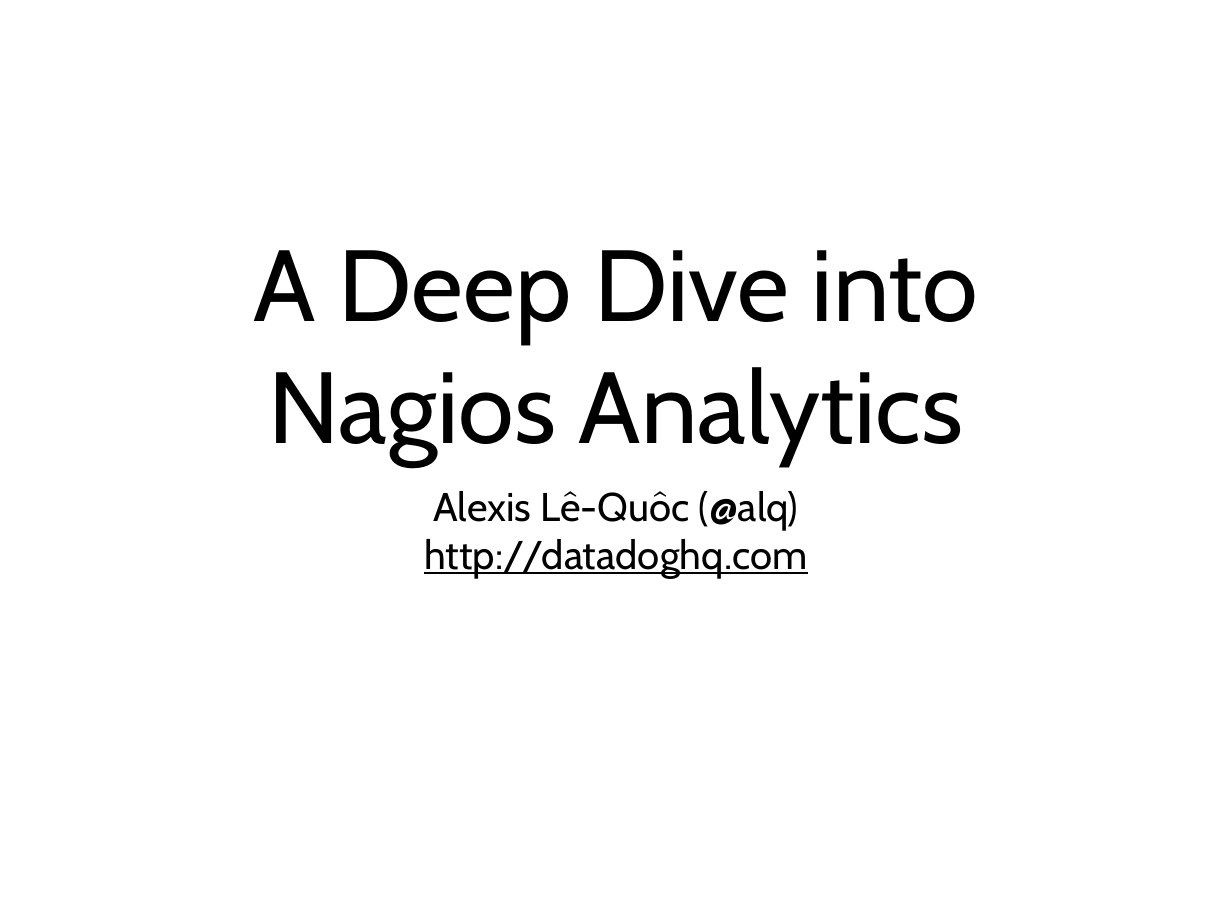
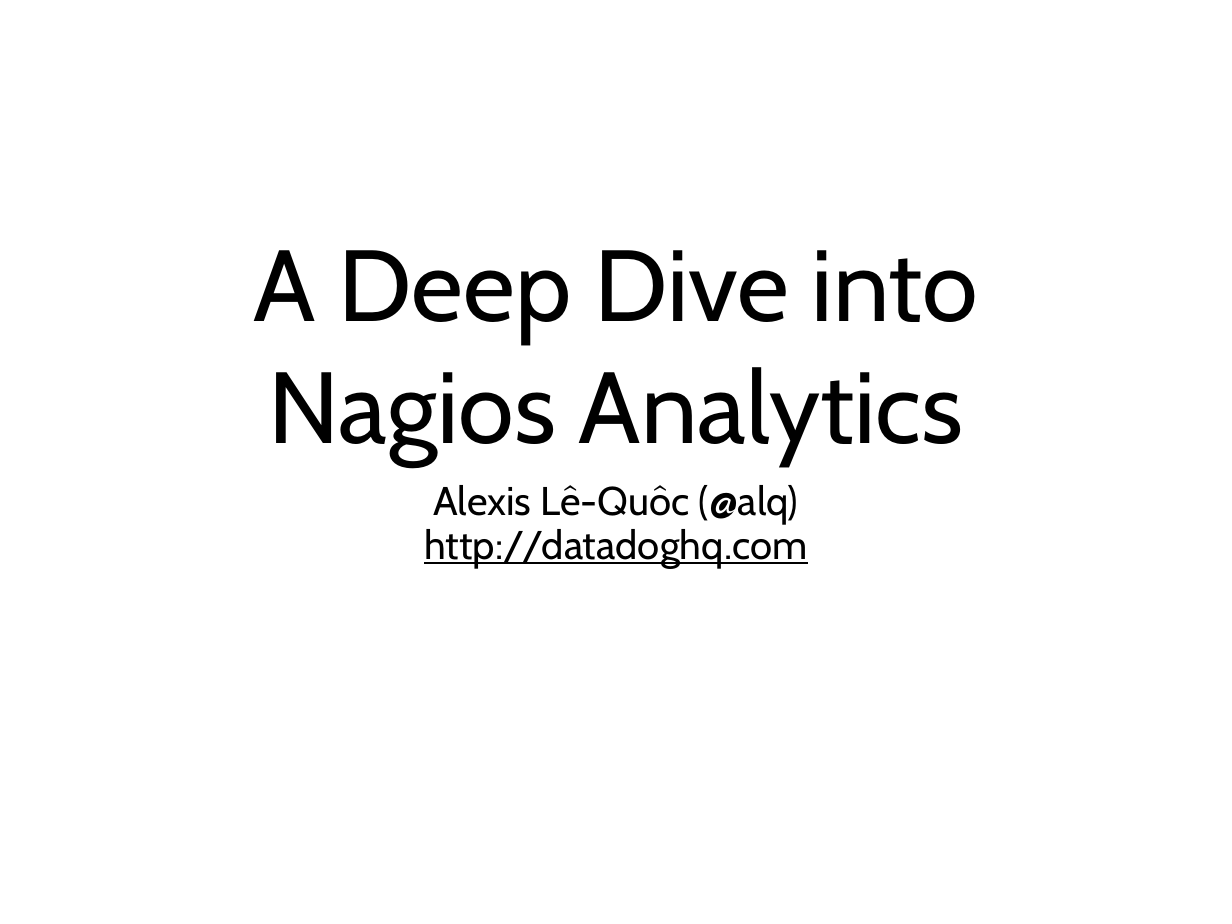
Before and after one commit to alq666/nagiosworld-2012, a slide deck: slide 1 of Deep Dive into Nagios Analytics.ppt. Drawn at 1232x924 pixels with LibreOffice and Linux fonts; fonts in the diff are those of the drawing; background and template pictures are left out. Boxes give left, top, right and bottom in pixels: in the first picture for what was removed or moved away, otherwise in the second. Text is boxed around its words. In the diff, an @@ line names an element or a change of style, - is before the commit and + after.

```diff
--- a/Deep Dive into Nagios Analytics.ppt
+++ b/Deep Dive into Nagios Analytics.ppt
@@ text "Alexis Lê-Quôc (@alq)" at box(424, 485, 807, 569): line spacing 1 to 0.9 @@
```
Also in this commit, not shown: 7 other slides changed, 6 slides added, 2 other files.
